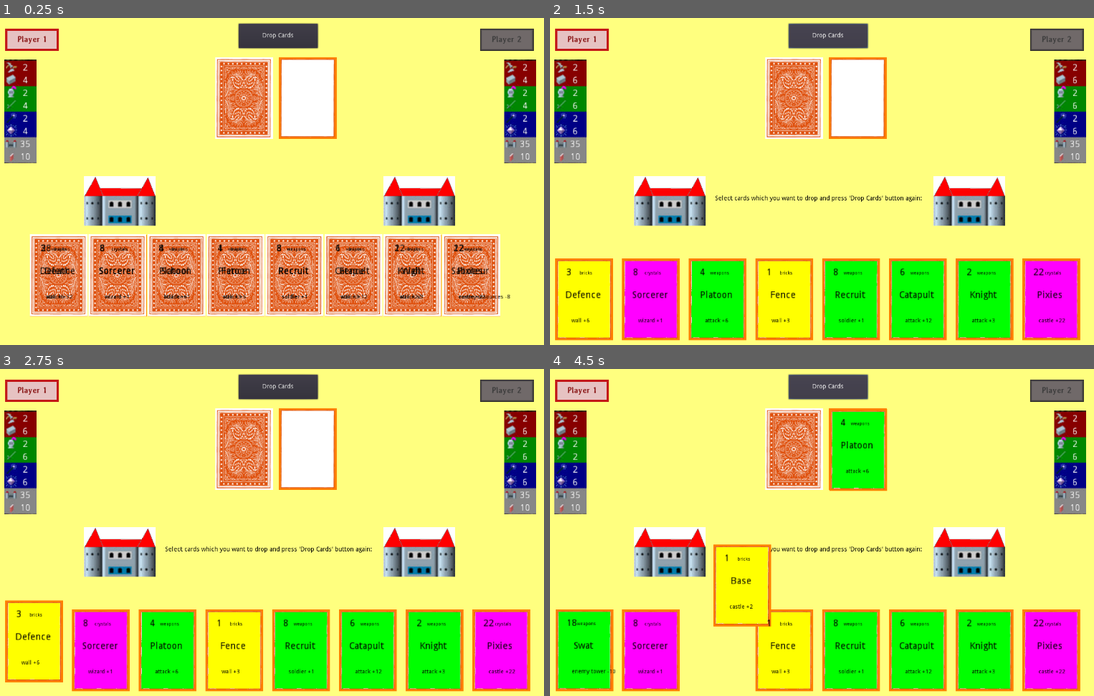
Above: before the commit, frames 1-4 (two rows, left to right).
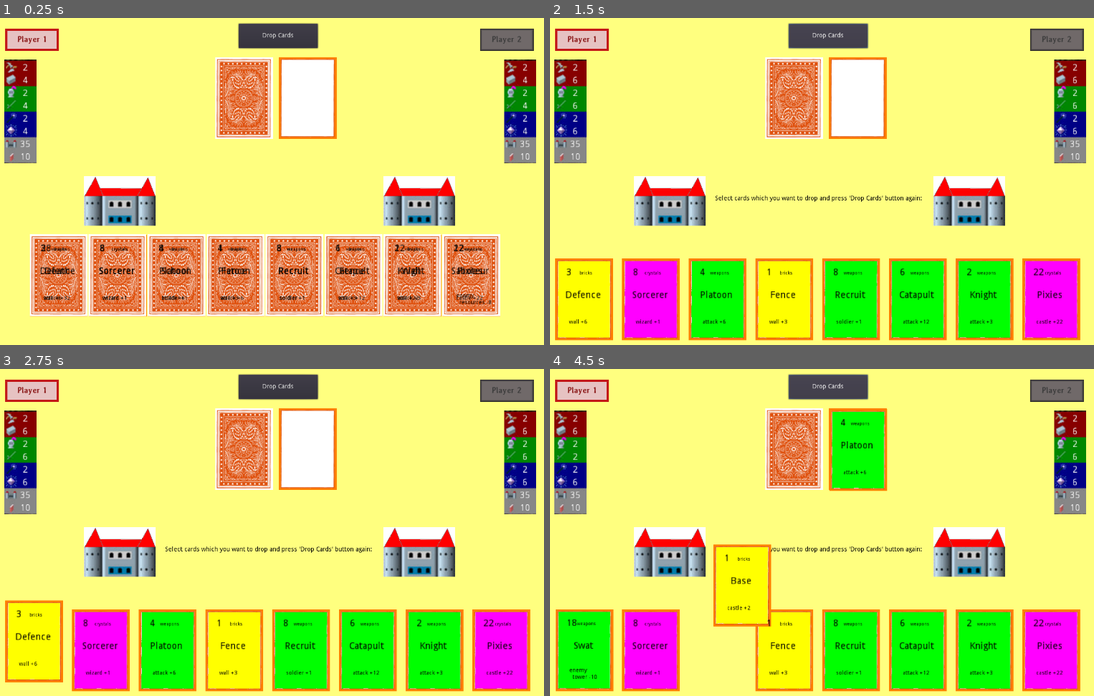
Above: after the commit, the same moments.

Repository: applemangames/CastleWars
Game: Godot game, scene res://Scenes/Game.tscn
The game is run twice, just before and just after one commit, with the same random seed, the same clock (stepped at 60 frames per second) and the same inputs.
Inputs (mouse positions are in pixels of both pictures, inside the frame that each line leads up to):
- Up to frame 1 (0.25 s): no input
- Up to frame 2 (1.5 s): click (577, 282) at 0.52 s; click "Drop Cards" at 1.25 s
- Up to frame 3 (2.75 s): click (27, 637) at 2.02 s
- Up to frame 4 (4.5 s): click "Drop Cards" at 2.75 s; click (707, 637) at 3.52 s; click "Drop Cards" at 4.25 s

The runs differ from the first frame. In frame 1, 0.5% of the frame differs, in the area x 7-94%, y 84-88%; in frame 2, 0.4%; in frame 3, 0.4%; in frame 4, 0.5%.

Commit message:
better showing description on cards

Diff:
--- a/Scenes/Card.tscn
+++ b/Scenes/Card.tscn
@@ -22,11 +22,6 @@
 [node name="Card" type="Node2D"]
 z_index = 100
 script = ExtResource( 1 )
-
-[node name="Button" type="TextureButton" parent="."]
-margin_right = 87.0
-margin_bottom = 122.0
-shortcut_in_tooltip = false
 
 [node name="Front" type="Sprite" parent="."]
 position = Vector2( 0.103394, 0.191719 )
@@ -56,14 +51,15 @@
 scale = Vector2( 0.6, 0.6 )
 
 [node name="Action" type="Label" parent="Front/Description/Name/Node2D"]
-margin_left = -139.364
-margin_top = 161.35
-margin_right = -74.3629
-margin_bottom = 181.35
+margin_left = -145.426
+margin_top = 160.542
+margin_right = -80.4258
+margin_bottom = 180.542
 rect_pivot_offset = Vector2( 50.6652, 17.507 )
 custom_colors/font_color = Color( 0, 0, 0, 1 )
 text = "Utok +3"
-valign = 1
+align = 3
+valign = 2
 
 [node name="Price" type="Label" parent="Front/Description"]
 margin_left = 2.51194
@@ -90,9 +86,17 @@
 [node name="AnimationPlayer" type="AnimationPlayer" parent="Front"]
 anims/SelectCard = SubResource( 1 )
 
+[node name="Button" type="TextureButton" parent="Front"]
+margin_left = -0.137859
+margin_top = -0.255625
+margin_right = 86.8621
+margin_bottom = 121.744
+rect_scale = Vector2( 2, 2 )
+shortcut_in_tooltip = false
+
 [node name="Back" type="Sprite" parent="."]
 scale = Vector2( 0.75, 0.75 )
 texture = ExtResource( 3 )
 centered = false
 
-[connection signal="pressed" from="Button" to="." method="_on_Button_pressed"]
+[connection signal="pressed" from="Front/Button" to="." method="_on_Button_pressed"]
--- a/Scripts/Game.gd
+++ b/Scripts/Game.gd
@@ -47,7 +47,6 @@
     #card.position = $"./../CardDeck".rect_position
     card.find_node("Name").text = card.name
     card.find_node("Price").text = str(card.price)
-
     card.find_node("Action").text = card.description
     return card
 
@@ -68,7 +67,7 @@
         card.name = line[1].strip_edges()
         card.type = line[2].strip_edges()
         card.price = int(line[3].strip_edges())
-        card.description = line[4].split(', ').join("\n").strip_edges()
+        card.description = line[4].split(', ').join("\n").split('.').join("\n  ").strip_edges()
         card.is_human_card = for_human
         card_deck.append(create_card(card))
     file.close()
Not shown, changed: Configs/cards.txt
